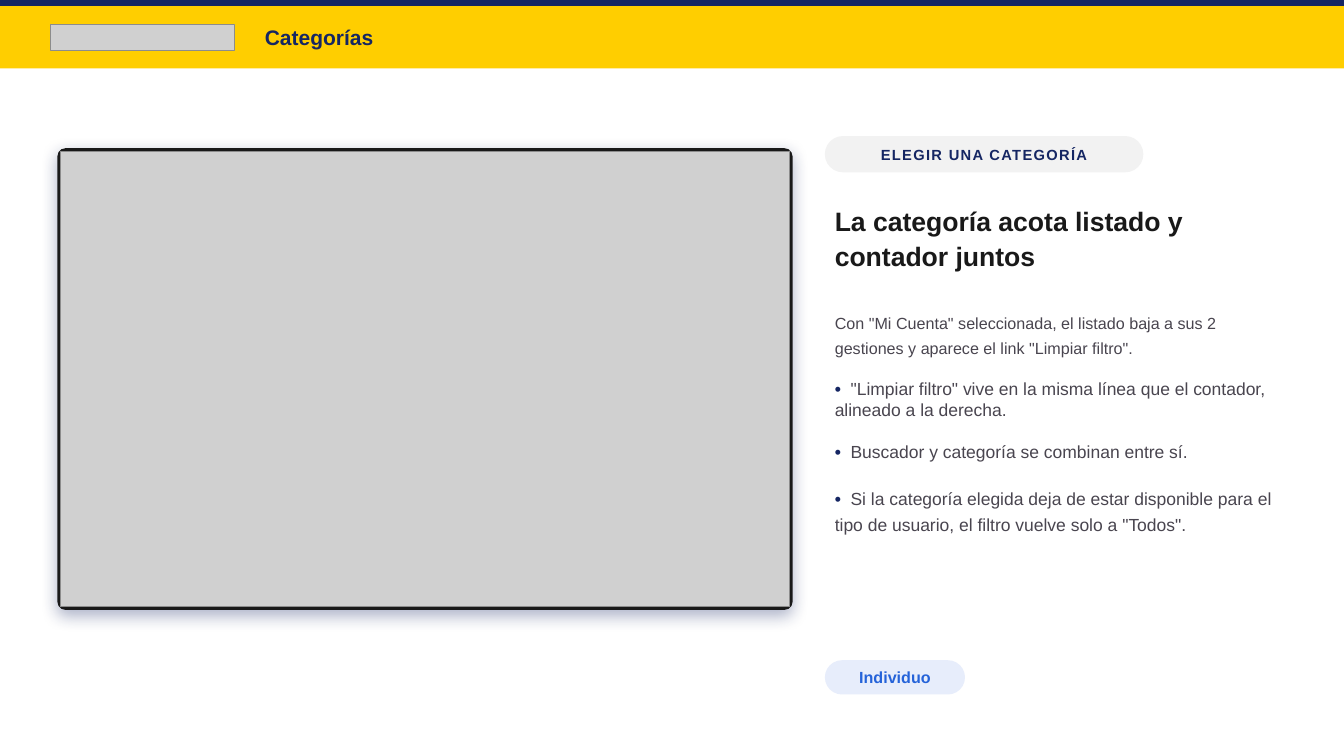
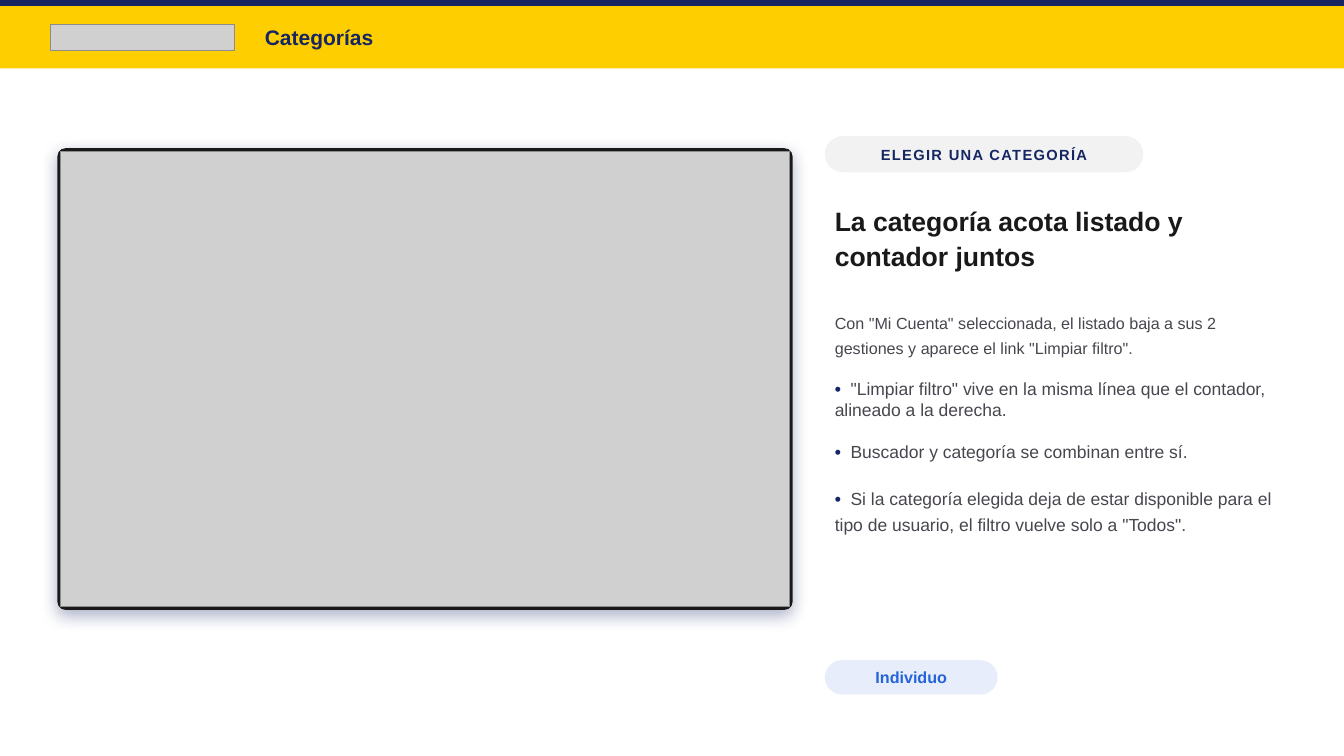
Before and after one commit to Marcolof/consultas-correo, a slide deck: slide 7 of hub/presentaciones/presentacion-v1.pptx (slide 6 before the commit). Drawn at 1344x756 pixels with LibreOffice and Linux fonts; fonts in the diff are those of the drawing; grey boxes stand for pictures. Boxes give left, top, right and bottom in pixels: in the first picture for what was removed or moved away, otherwise in the second. Text is boxed around its words. In the diff, an @@ line names an element or a change of style, - is before the commit and + after.

```diff
--- a/hub/presentaciones/presentacion-v1.pptx
+++ b/hub/presentaciones/presentacion-v1.pptx
@@ rounded rectangle: place and size @@
-rounded rectangle at <box>825,660,965,695</box>
+rounded rectangle at <box>825,660,998,695</box>
@@ text "Individuo": place and size @@
-text "Individuo" at <box>859,671,931,683</box>
+text "Individuo" at <box>875,671,947,683</box>
```
Also in this commit, not shown: 6 other slides changed, 1 slide added, 8 other files.
